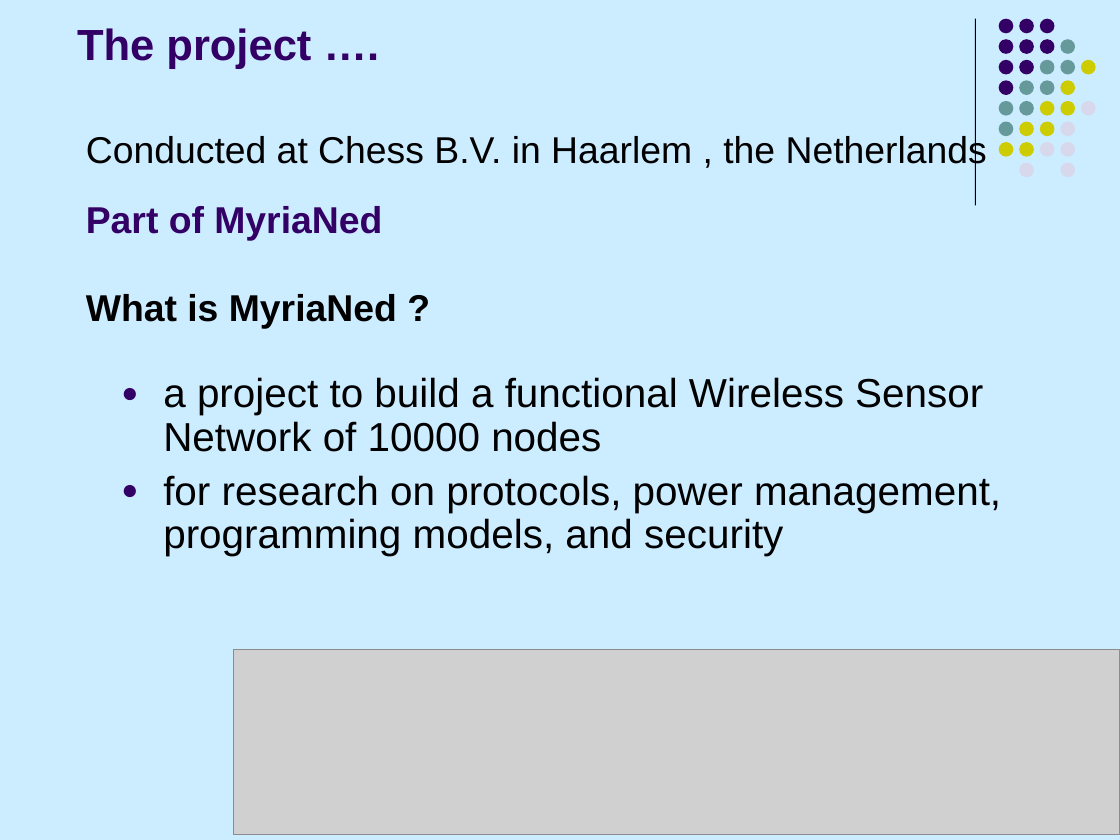
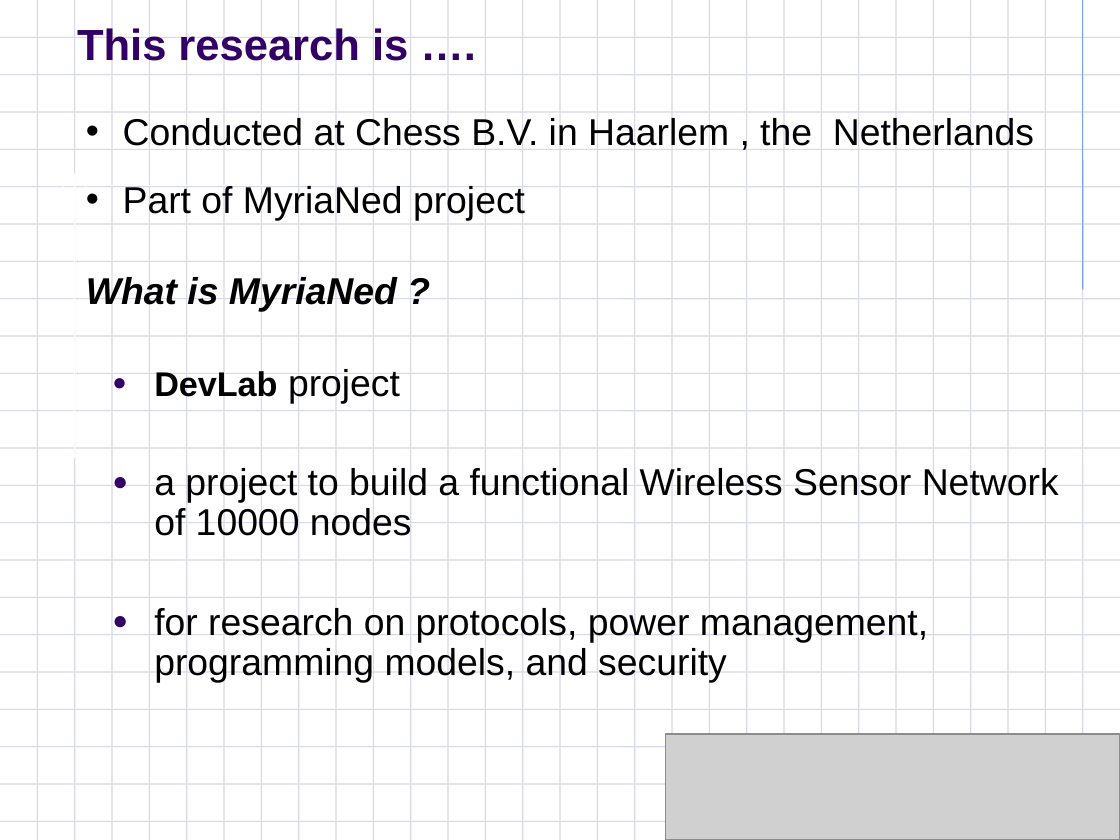
Before and after one commit to fasalex/symposium, a slide deck: slide 3 of Presentation.ppt. Drawn at 1120x840 pixels with LibreOffice and Linux fonts; fonts in the diff are those of the drawing; grey boxes stand for pictures; background and template pictures are left out. Boxes give left, top, right and bottom in pixels: in the first picture for what was removed or moved away, otherwise in the second. Text is boxed around its words. In the diff, an @@ line names an element or a change of style, - is before the commit and + after.

```diff
--- a/Presentation.ppt
+++ b/Presentation.ppt
@@ background #CCECFF to #FFFFFF @@
@@ title at box(77, 28, 408, 61): text changed @@
-The project ….
+This research is ….
@@ line removed from (976, 19) to (976, 205) @@
@@ text "Conducted at Chess B.V. in ...": place and size @@
-text "Conducted at Chess B.V. in ..." at box(86, 133, 987, 170)
+text "Conducted at Chess B.V. in ..." at box(123, 117, 1034, 221)
@@ text at box(123, 117, 1034, 146): bullet none to • @@
@@ group added at box(0, 0, 1120, 840): 54 lines, 1 freeform shape @@
@@ group removed at box(999, 19, 1095, 177): 31 ellipses @@
@@ text removed at box(86, 206, 382, 241) @@
-Part of MyriaNed
@@ text at box(123, 186, 525, 221): paragraph added @@
+• Part of MyriaNed project
@@ text "What is MyriaNed ?": place and size @@
-text "What is MyriaNed ?" at box(86, 294, 397, 329)
+text "What is MyriaNed ?" at box(86, 277, 397, 312)
@@ text "What is MyriaNed ?" at box(86, 277, 397, 312): italic on @@
@@ text "DevLab project": place and size @@
-text "DevLab project" at box(163, 377, 1001, 556)
+text "DevLab project" at box(154, 369, 1059, 683)
@@ text at box(154, 369, 400, 403): paragraph added @@
+● DevLab project
@@ text at box(154, 467, 1059, 683): size 26 to 24 pt @@
@@ picture: place and size @@
-picture at box(233, 650, 1120, 836)
+picture at box(665, 734, 1120, 840)
```
Also in this commit, not shown: 37 other slides changed, 4 slides added, 5 slides removed, 13 other files.
